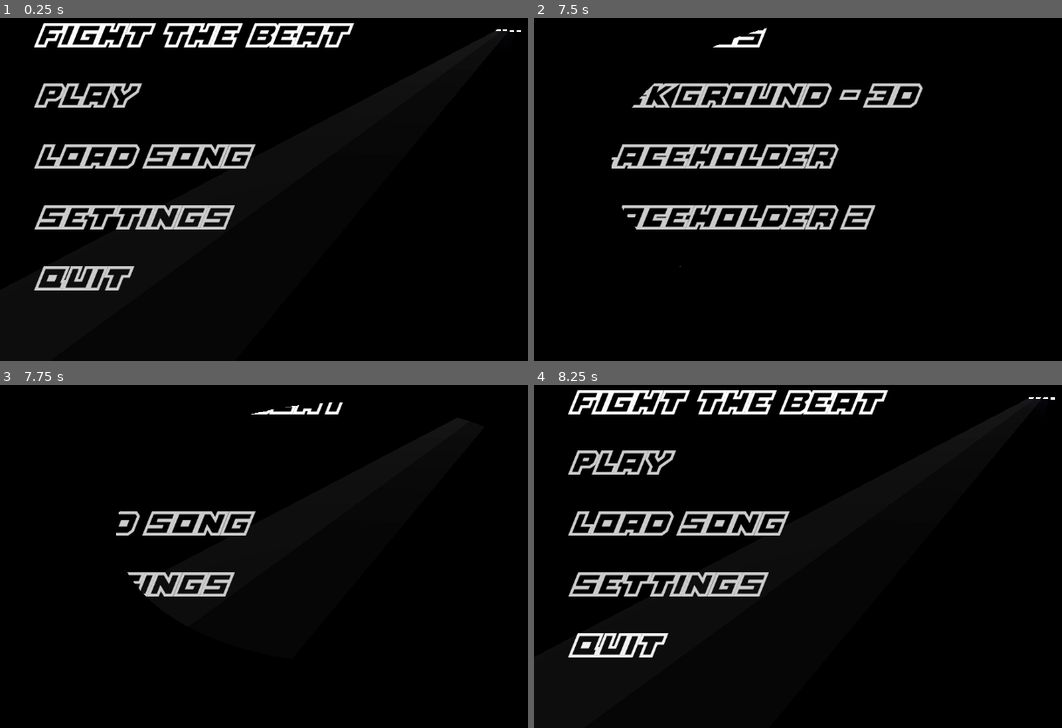
Above: before the commit, frames 1-4 (two rows, left to right).
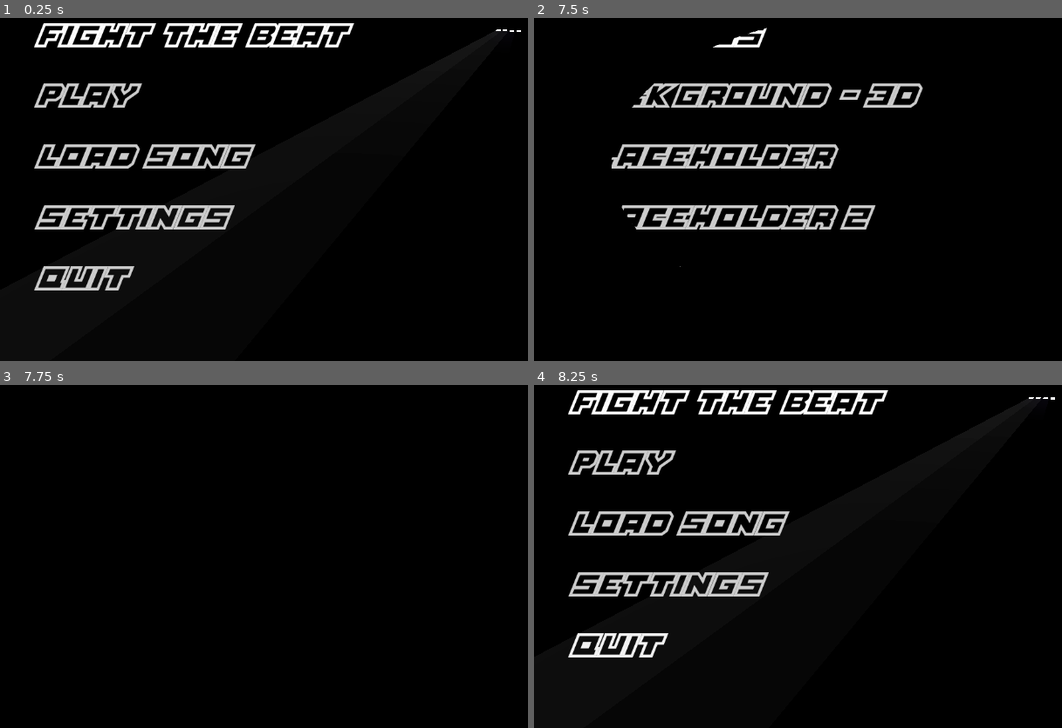
Above: after the commit, the same moments.

Repository: RafaeloxMC/fight-the-beat
Game: Godot game, scene res://scenes/ui/main_menu.tscn
Same seed, same stepped clock (60 frames per second), same inputs: the game is played once before the commit and once after it. The project has no main scene, so this scene is started directly.
Inputs:
- Up to frame 1 (0.25 s): no input
- Up to frame 2 (7.5 s): click "PLAY" at 0.5 s; click "PLAY" at 1.25 s; click "LOAD SONG" at 2 s; click "SETTINGS" at 2.75 s; tap Enter at 3.5 s; hold R (RIGHT_LANE) 3.53-4.25 s; tap W (ML_LANE) at 3.6 s; click "PLACEHOLDER" at 4.25 s; click "PLACEHOLDER 2" at 5 s; click "BACKGROUND - 3D" at 5.75 s; click "BACKGROUND - 2D" at 6.5 s; click "BACK" at 7.25 s
- Up to frame 3 (7.75 s): no input
- Up to frame 4 (8.25 s): hold Down from 8.03 s (still down); tap E (MR_LANE) at 8.1 s

Frames 1-2 are identical in both runs. In frame 3, 2.1% of the frame differs, in the area x 21-65%, y 5-62%; in frame 4, nothing differs.

Commit message:
Fix double animation when opening main menu

Diff:
--- a/scripts/ui/main_menu.gd
+++ b/scripts/ui/main_menu.gd
@@ -16,8 +16,6 @@
 	spawn_lane(lanes[3])
 
 	speed = bpm / 60.0 * speed_multiplier
-
-	GameManager.transition.emit("fwd")
 
 func _process(delta: float) -> void:
 	for tile in tiles:
--- a/scripts/util/transition_manager.gd
+++ b/scripts/util/transition_manager.gd
@@ -3,7 +3,7 @@
 @export var duration: float = 0.3
 
 var time_left: float = duration
-var dir: String = "rev" # or fwd
+var dir: String = "fwd" # or rev
 
 # Called when the node enters the scene tree for the first time.
 func _ready() -> void:
